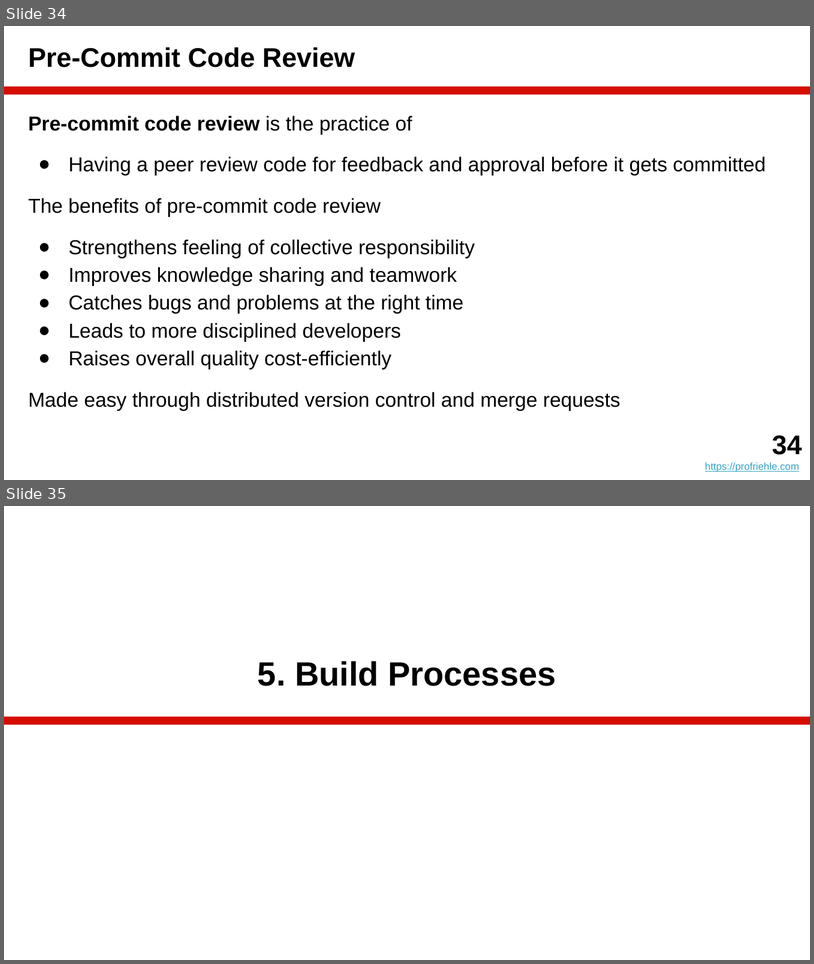
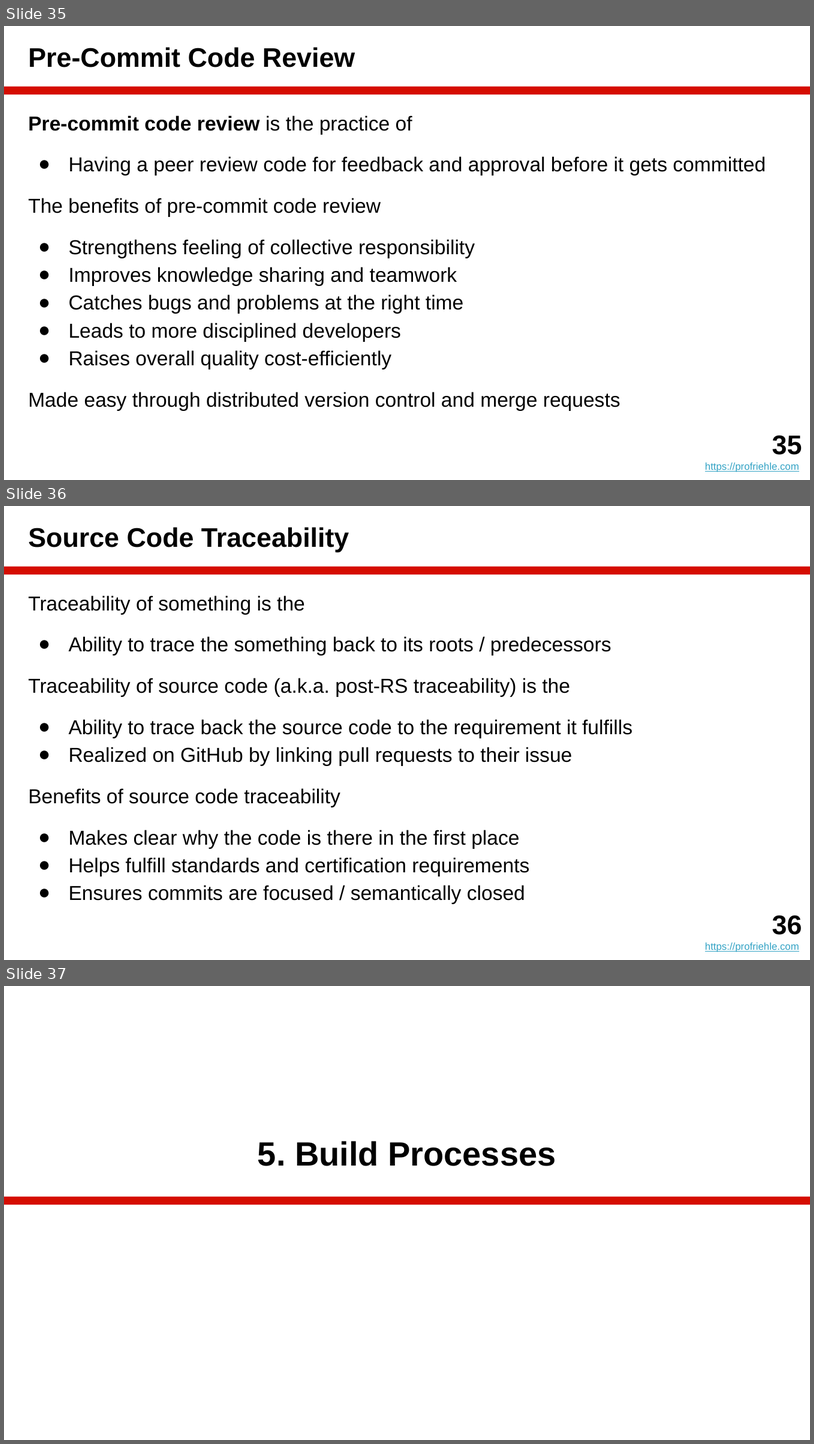
Before and after one commit to dirkriehle/amos-course, a slide deck: Lecture slides/AMOS B05 - Agile Programming.pptx. Shown one above the other, each under a label of ours: slides 34 and 35 before the commit, slides 35, 36 and 37 after it. The pictures are 814x964 and 814x1444 pixels, drawn with LibreOffice and Linux fonts; fonts in the diff are those of the drawing. Boxes give left, top, right and bottom in pixels: in the first picture for what was removed or moved away, otherwise in the second. Text is boxed around its words. In the diff, an @@ line names an element or a change of style, - is before the commit and + after.

```diff
--- a/Lecture slides/AMOS B05 - Agile Programming.pptx
+++ b/Lecture slides/AMOS B05 - Agile Programming.pptx
@@ slide 36 added at bbox=[4, 506, 810, 960], background #FFFFFF; not listed: 1 template element that a slide beside it also shows @@
@@ title added at bbox=[28, 527, 349, 552], 24 pt, text #000000, bold @@
+Source Code Traceability
@@ text added at bbox=[28, 595, 633, 903], 18 pt, text #000000 @@
+Traceability of something is the
+● Ability to trace the something back to its roots / predecessors
+Traceability of source code (a.k.a. post-RS traceability) is the
+● Ability to trace back the source code to the requirement it fulfills
+● Realized on GitHub by linking pull requests to their issue
+Benefits of source code traceability
+● Makes clear why the code is there in the first place
+● Helps fulfill standards and certification requirements
+● Ensures commits are focused / semantically closed
@@ text added at bbox=[705, 915, 803, 952], 9 pt, text #34A3C5, underline @@
+36
+https://profriehle.com
@@ what was slide 34 is now slide 35 @@
@@ text at bbox=[773, 435, 803, 454]: text changed @@
-34
+35
@@ what was slide 35 is now slide 37 @@
```
Also in this commit, not shown: 1 slide changed, 1 other slide added, 5 other files.
